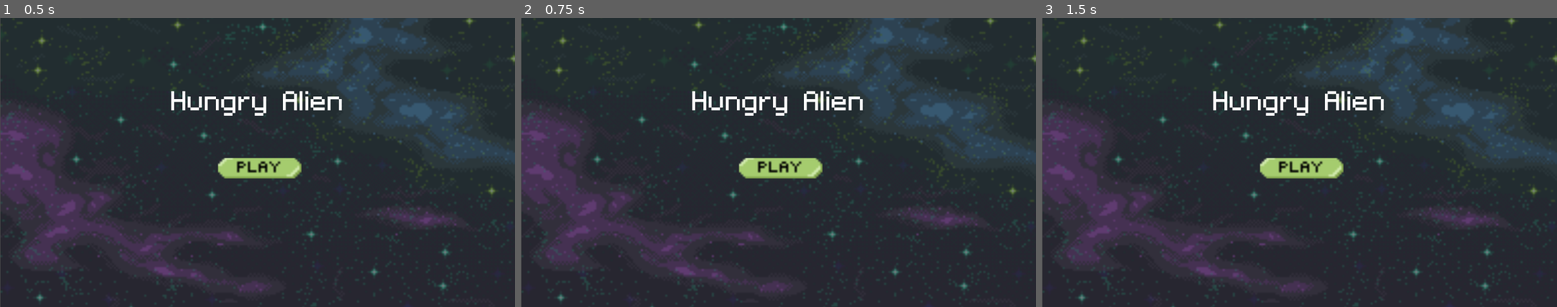
Above: before the commit, frames 1-3 (left to right).
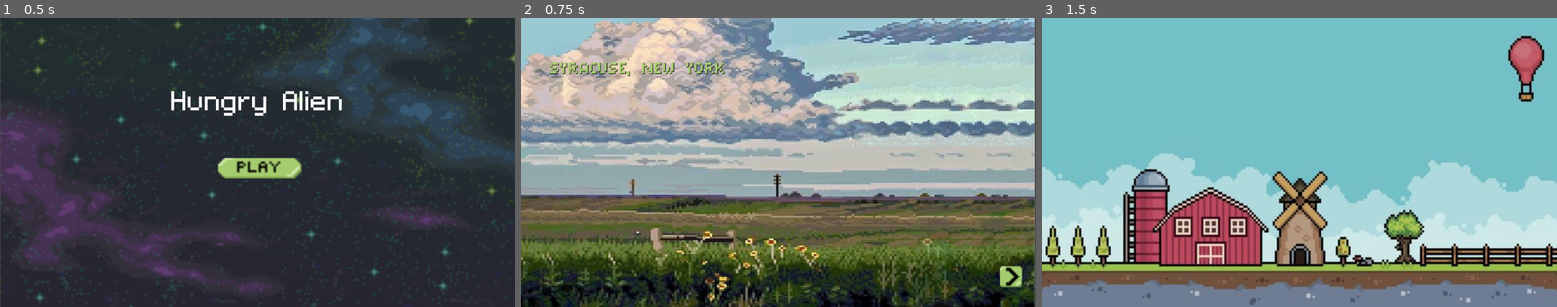
Above: after the commit, the same moments.

Repository: nvelazquezmatias/Capstone_Project
Game: Godot game, scene res://Menu/Menu.tscn
The game is run twice, just before and just after one commit, with the same random seed, the same clock (stepped at 60 frames per second) and the same inputs. The project has no main scene, so this scene is started directly.
Inputs (mouse positions are in pixels of both pictures, inside the frame that each line leads up to; where the layout moved, square brackets give the same spot in the first picture):
- Up to frame 1 (0.5 s): no input
- Up to frame 2 (0.75 s): click (778, 168) at 0.5 s
- Up to frame 3 (1.5 s): click (1531, 278) [1299, 168] at 1.25 s

Frame 1 is identical in both runs. In frame 2, 94% of the frame differs, in the area x 0-100%, y 0-100%; in frame 3, 99%.

Commit message:
added alien and buttons working

Diff:
--- /dev/null
+++ b/capstone__/Farm Opening Scene/farm_openingscene.gd
@@ -0,0 +1,15 @@
+extends Node2D
+
+
+# Called when the node enters the scene tree for the first time.
+func _ready() -> void:
+	pass # Replace with function body.
+
+
+# Called every frame. 'delta' is the elapsed time since the previous frame.
+func _process(delta: float) -> void:
+	pass
+
+
+func _on_texture_button_pressed() -> void:
+	get_tree().change_scene_to_file("res://farm assets/farm2.tscn") # Replace with function body.
--- a/capstone__/Farm Opening Scene/farm_openingscene.tscn
+++ b/capstone__/Farm Opening Scene/farm_openingscene.tscn
@@ -1,11 +1,13 @@
-[gd_scene load_steps=5 format=3 uid="uid://7p67sja0ohlg"]
+[gd_scene load_steps=6 format=3 uid="uid://7p67sja0ohlg"]
 
 [ext_resource type="AudioStream" uid="uid://bxdkdd0kkg0oo" path="res://Intro/space-rumble-29970.mp3" id="1_m3dtf"]
+[ext_resource type="Script" path="res://Farm Opening Scene/farm_openingscene.gd" id="1_vkcol"]
 [ext_resource type="Texture2D" uid="uid://buix74tl8cg48" path="res://Farm Opening Scene/pic.jpg" id="2_lrow7"]
 [ext_resource type="FontFile" uid="uid://on3nbqaj8okm" path="res://Menu/magofonts/mago2.ttf" id="3_1rsub"]
 [ext_resource type="Texture2D" uid="uid://cfmw7ncfk4gt5" path="res://Menu/buttons asset pack 2/green_pressed_unpressed_overlined copy.png" id="4_g46o4"]
 
 [node name="FarmOpeningscene" type="Node2D"]
+script = ExtResource("1_vkcol")
 
 [node name="AudioStreamPlayer2D" type="AudioStreamPlayer2D" parent="."]
 stream = ExtResource("1_m3dtf")
@@ -40,3 +42,5 @@
 offset_top = 543.0
 offset_right = 1143.0
 offset_bottom = 627.0
+
+[connection signal="pressed" from="TextureButton" to="." method="_on_texture_button_pressed"]
--- a/capstone__/Menu/Menu.tscn
+++ b/capstone__/Menu/Menu.tscn
@@ -1,15 +1,18 @@
-[gd_scene load_steps=7 format=3 uid="uid://cl6qxxv2hjetv"]
+[gd_scene load_steps=9 format=3 uid="uid://cl6qxxv2hjetv"]
 
 [ext_resource type="Texture2D" uid="uid://sg0qdwu35toc" path="res://Menu/Background_space_original.png" id="1_cokiq"]
+[ext_resource type="Script" path="res://Menu/menu.gd" id="1_g3oyj"]
 [ext_resource type="Shader" path="res://Menu/Menu.gdshader" id="2_7d80m"]
 [ext_resource type="FontFile" uid="uid://cp6f0dmixs60v" path="res://Menu/magofonts/mago1.ttf" id="3_3oxvh"]
 [ext_resource type="AudioStream" uid="uid://cnixfbovgu2jw" path="res://Menu/Sound SFX/space-ambience-56265.mp3" id="4_mu34f"]
 [ext_resource type="Texture2D" uid="uid://cfmw7ncfk4gt5" path="res://Menu/buttons asset pack 2/green_pressed_unpressed_overlined copy.png" id="5_sdafv"]
+[ext_resource type="Script" path="res://Menu/texture_button.gd" id="7_p2a5h"]
 
 [sub_resource type="ShaderMaterial" id="ShaderMaterial_d6erm"]
 shader = ExtResource("2_7d80m")
 
 [node name="Menu" type="Node2D"]
+script = ExtResource("1_g3oyj")
 
 [node name="AudioStreamPlayer2D" type="AudioStreamPlayer2D" parent="."]
 position = Vector2(581, 328)
@@ -58,3 +61,6 @@
 offset_top = 302.0
 offset_right = 685.0
 offset_bottom = 375.0
+script = ExtResource("7_p2a5h")
+
+[connection signal="pressed" from="TextureButton" to="." method="_on_texture_button_pressed"]
--- /dev/null
+++ b/capstone__/Menu/menu.gd
@@ -0,0 +1,15 @@
+extends Node2D
+
+
+# Called when the node enters the scene tree for the first time.
+func _ready() -> void:
+	pass # Replace with function body.
+
+
+# Called every frame. 'delta' is the elapsed time since the previous frame.
+func _process(delta: float) -> void:
+	pass
+
+
+func _on_texture_button_pressed() -> void:
+	get_tree().change_scene_to_file("res://Farm Opening Scene/farm_openingscene.tscn") # Replace with function body.
--- /dev/null
+++ b/capstone__/Menu/texture_button.gd
@@ -0,0 +1,11 @@
+extends TextureButton
+
+
+# Called when the node enters the scene tree for the first time.
+func _ready() -> void:
+	pass # Replace with function body.
+
+
+# Called every frame. 'delta' is the elapsed time since the previous frame.
+func _process(delta: float) -> void:
+	pass
Binary file added: capstone__/farm assets/Alien-1.png
Not shown, added: capstone__/farm assets/Alien-1.png.import
Not shown, changed: .DS_Store
